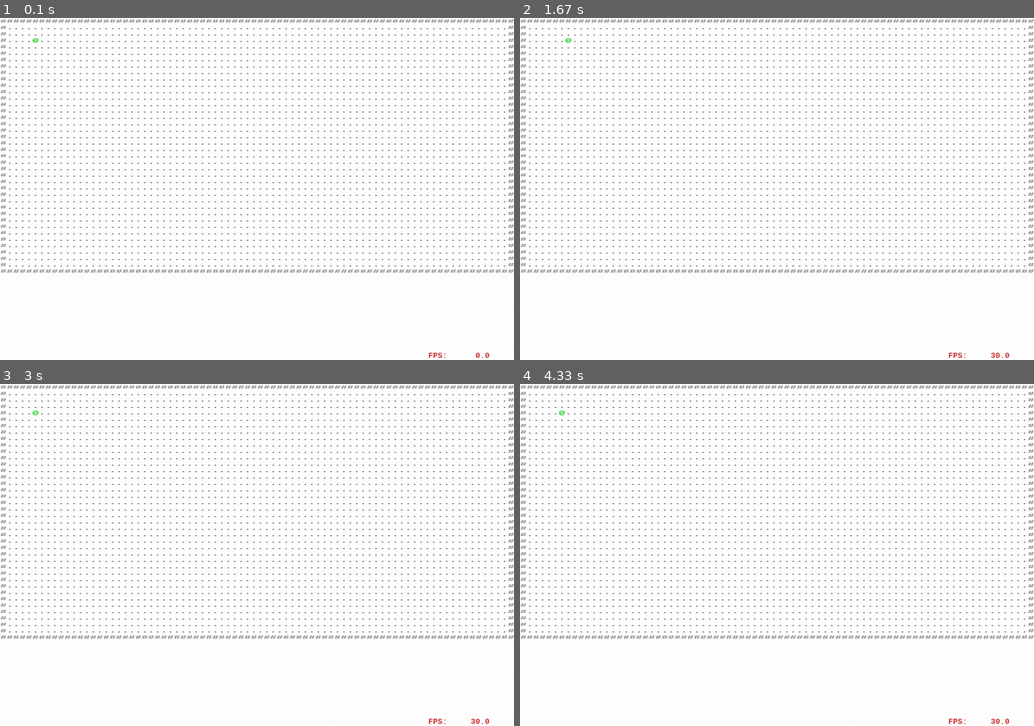
Above: before the commit, frames 1-4 (two rows, left to right).
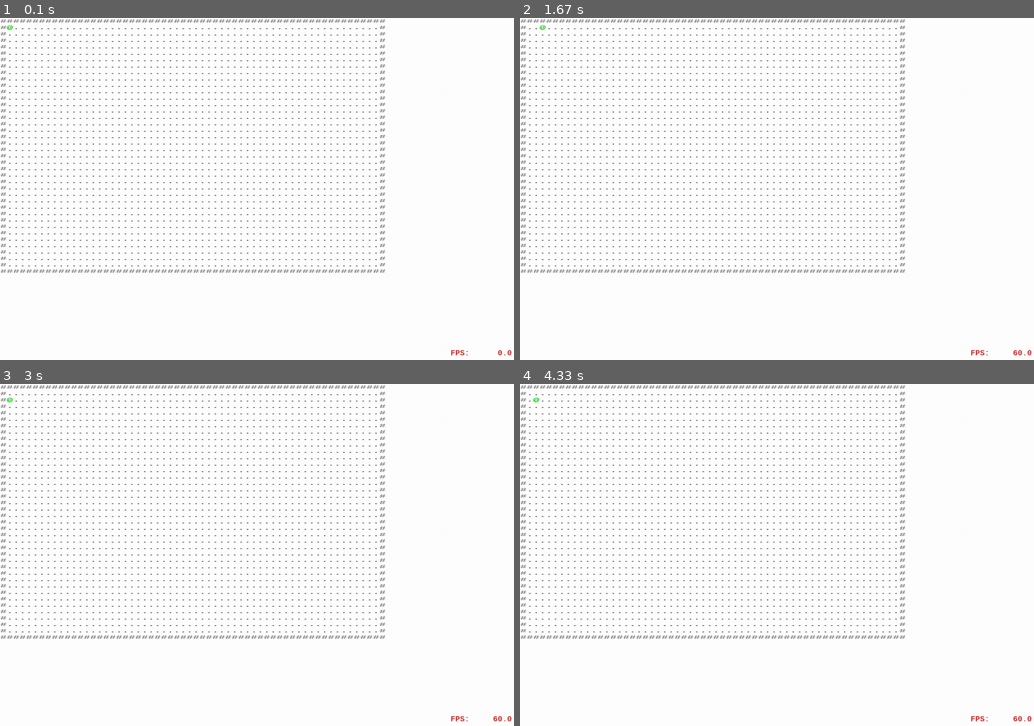
Above: after the commit, the same moments.

Repository: spheppner/roguebasin_python3
Game: pygame game, started from pygame_base1.py
The game is run twice, just before and just after one commit, with the same random seed, the same clock (stepped at 60 frames per second) and the same inputs.
Inputs:
- Up to frame 1 (0.1 s): no input
- Up to frame 2 (1.67 s): hold Right 0.33-0.8 s; hold Right 1.17-1.63 s
- Up to frame 3 (3 s): hold Left 1.67-2.2 s; hold Down 2.23-2.53 s; hold Left 2.57-2.97 s
- Up to frame 4 (4.33 s): hold Up 3-3.37 s; hold Right 3.4-4.03 s; hold Down from 4.07 s (still down)

The runs differ from the first frame. In frame 1, 2.1% of the frame differs, in the area x 1-100%, y 0-100%; in frame 2, 2.1%, in the area x 3-100%, y 0-100%; in frame 3, 2.1%; in frame 4, 2.1%.

Commit message:
Update pygame_base1.py

Diff:
--- a/pygame_base1.py
+++ b/pygame_base1.py
@@ -16,31 +16,53 @@
 # import os
 
 
-def make_text(msg="@", fontcolor=(255, 0, 255), fontsize=48, grid_size=None):
-    """returns pygame surface with text. You still need to blit the surface.
-    for size 48 dimensions are 29,49"""
-    myfont = pygame.font.SysFont("mono", fontsize, bold=True)
-    print("font size:", myfont.size(msg))
-    mytext = myfont.render(msg, True, fontcolor)
-    mytext = mytext.convert_alpha()
+def make_text(text="@", font_color=(255, 0, 255), font_size=48, font_name = "mono", bold=True, grid_size=None):
+    """returns pygame surface with text and x, y dimensions in pixel
+    grid_size must be None or a tuple with positive integers.
+    Use grid_size to scale the text to your desired dimension or None to just render it
+    You still need to blit the surface.
+    Example: text with one char for font_size 48 returns the dimensions 29,49"""
+    myfont = pygame.font.SysFont(font_name, font_size, bold)
+    size_x, size_y = myfont.size(text)
+    mytext = myfont.render(text, True, font_color)
+    mytext = mytext.convert_alpha() # pygame surface, use for blitting
     if grid_size is not None:
-        # TODO error handler
-        mytext = pygame.transform.scale(mytext, (grid_size, grid_size))
-    return mytext
+        # TODO error handler if grid_size is not a tuple of positive integers
+        mytext = pygame.transform.scale(mytext, grid_size)
+        mytext = mytext.convert_alpha()  # pygame surface, use for blitting
+        return mytext, (grid_size[0], grid_size[1])
+
+    return mytext, (size_x, size_y)
 
 
 def write(background, text, x=50, y=150, color=(0, 0, 0),
-          fontsize=None, center=False):
-    """write text on pygame surface. """
-    if fontsize is None:
-        fontsize = 24
-    font = pygame.font.SysFont('mono', fontsize, bold=True)
-    fw, fh = font.size(text)
+          font_size=None, font_name="mono", bold=True, origin="topleft"):
+    """blit text on a given pygame surface (given as 'background')
+     the origin is the alignement of the text surface"""
+    if font_size is None:
+        font_size = 24
+    font = pygame.font.SysFont(font_name, font_size, bold)
+    width, height = font.size(text)
     surface = font.render(text, True, color)
-    if center:  # center text around x,y
-        background.blit(surface, (x - fw // 2, y - fh // 2))
-    else:  # topleft corner is x,y
+
+    if origin == "center" or origin == "centercenter":
+        background.blit(surface, (x - width // 2, y - height // 2))
+    elif origin == "topleft":
         background.blit(surface, (x, y))
+    elif origin == "topcenter":
+        background.blit(surface, (x - width // 2, y))
+    elif origin == "topright":
+        background.blit(surface, (x - width , y))
+    elif origin == "centerleft":
+        background.blit(surface, (x, y - height // 2))
+    elif origin == "centerright":
+        background.blit(surface, (x - width , y - height // 2))
+    elif origin == "bottomleft":
+        background.blit(surface, (x , y - height ))
+    elif origin == "bottomcenter":
+        background.blit(surface, (x - width // 2, y ))
+    elif origin == "bottomright":
+        background.blit(surface, (x - width, y - height))
 
 class Monster():
     number = 0
@@ -52,12 +74,14 @@
         self.x = x
         self.y = y
         self.z = z
+        self.char = char
 
     def move(self, dx, dy, dz=0):
         try:
             target = Game.dungeon[self.z+dz][self.y+dy][self.x+dx]
         except:
             raise SystemError("out of dungeon?", self.x,self.y,self.z)
+        # --- check if monsters is trying to run into a wall ---
         if target == "#":
             print("ouch!")
             return
@@ -69,16 +93,20 @@
 
 class Game():
 
-    dungeon = []
+    dungeon = [] # list of list of list. 3D map representation, using text chars. z,y,x !
     zoo = {} # collects all Monster instances
-
-    def __init__(self):
-        self.player = Monster(5,3,char="@")
-        self.create_dungeon_level(80, 40)
+    legend = {"@":"player",
+              "#":"wall tile",
+              ".":"floor tile"}
+
+    def __init__(self, tiles_x=80, tiles_y=40, start_x=5, start_y=3):
+        self.player = Monster(start_x,start_y,char="@")
+        self.create_empty_dungeon_level(tiles_x, tiles_y)
         #print(self.dungeon)
-
-    def create_dungeon_level(self, max_x, max_y):
-        """creates empty dungeon with tiles '.' and outer wall '#'"""
+        print("zoo:", self.zoo)
+
+    def create_empty_dungeon_level(self, max_x, max_y):
+        """creates empty dungeon with floor tiles ('.') and an outer wall ('#')"""
         floor = []
         for y in range(max_y):
             line = []
@@ -86,9 +114,6 @@
                 line.append("#" if y == 0 or y== max_y - 1 or x == 0 or x ==max_x-1 else ".")
             floor.append(line)
         Game.dungeon.append(floor)
-        #print("Dungeon is ready:")
-        #print(Game.dungeon)
-
 
 
 
@@ -96,23 +121,21 @@
     width = 0
     height = 0
 
-    def __init__(self, width=640, height=400, fps=30, grid_size = 15):
+    def __init__(self, game, width=640, height=400, grid_size = (15,15), fps=60, ):
         """Initialize pygame, window, background, font,...
            default arguments """
-        self.game = Game()
+        self.game = game
         self.grid_size = grid_size
         pygame.init()
         Viewer.width = width  # make global readable
         Viewer.height = height
         self.screen = pygame.display.set_mode((self.width, self.height), pygame.DOUBLEBUF)
-        self.background = pygame.Surface(self.screen.get_size()).convert()
-        self.background.fill((255, 255, 255))  # fill background white
         self.clock = pygame.time.Clock()
         self.fps = fps
         self.playtime = 0.0
         # ------ background images ------
         self.backgroundfilenames = []  # every .jpg or .jpeg file in the folder 'data'
-        self.load_background()
+        self.make_background()
         # ------ joysticks ----
         pygame.joystick.init()
         self.joysticks = [pygame.joystick.Joystick(x) for x in range(pygame.joystick.get_count())]
@@ -125,16 +148,7 @@
         self.create_tiles()
         self.run()
 
-    def create_tiles(self):
-        self.player_char = make_text("@", fontcolor=(0,200,0), grid_size = self.grid_size)
-        self.floor_char =  make_text(".", fontcolor=(100,100,100), grid_size = self.grid_size)
-        self.wall_char =   make_text("#", fontcolor=(128,128,128), grid_size = self.grid_size)
-
-        self.legend = {"@": self.player_char,
-                       ".": self.floor_char,
-                       "#": self.wall_char}
-
-    def load_background(self):
+    def make_background(self):
         """scans the subfolder 'data' for .jpg files, randomly selects
         one of those as background image. If no files are found, makes a
         white screen"""
@@ -155,17 +169,39 @@
                                                  (Viewer.width, Viewer.height))
         self.background.convert()
 
+    def create_tiles(self):
+        self.player_tile = make_text("@", font_color=(0,200,0), grid_size = self.grid_size)[0]
+        self.floor_tile =  make_text(".", font_color=(100,100,100), grid_size = self.grid_size)[0]
+        self.wall_tile =   make_text("#", font_color=(128,128,128), grid_size = self.grid_size)[0]
+        self.legend = {"@": self.player_tile,
+                       ".": self.floor_tile,
+                       "#": self.wall_tile}
+
+
+
     def draw_dungeon(self):
         z  = self.game.player.z
         for y, line in enumerate(Game.dungeon[z]):
             for x, char in enumerate(line):
-                #print("char is now:", char, x, y)
-                if y == self.game.player.y and x == self.game.player.x:
-                    #self.screen.blit(self.player_char, (x * self.grid_size, y * self.grid_size))
-                    c = self.player_char
-                else:
-                    c = self.legend[char]
-                self.screen.blit(c, (x * self.grid_size, y * self.grid_size))
+                # --- skip blitting dungeon tile if a monster sits here ---
+                skip = False
+                for m in Game.zoo.values():
+                    if m.z == z and m.x == x and m.y == y:
+                        skip = True
+                        break # if one monster is found, do not search for more monsters
+                if skip:
+                    continue
+                # ---- blit dungeon tile -----
+                c = self.legend[char]
+                self.screen.blit(c, (x * self.grid_size[0],y * self.grid_size[1])) #* self.grid_size[0], y * self.grid_size[1]))
+
+    def draw_monsters(self):
+        z = self.game.player.z
+        for m in Game.zoo.values():
+            #print("Monster number:", m.number)
+            if m.z == z:
+                c = self.legend[m.char]
+                self.screen.blit(c, (m.x * self.grid_size[0], m.y * self.grid_size[1]))
 
     def run(self):
         """The mainloop"""
@@ -201,6 +237,7 @@
             # delete everything on screen
             self.screen.blit(self.background, (0, 0))
             self.draw_dungeon()
+            self.draw_monsters()
 
 
             # ------------ pressed keys ------
@@ -226,7 +263,7 @@
 
             # write text below sprites
             fps_text = "FPS: {:8.3}".format(self.clock.get_fps())
-            write(self.screen, text=fps_text, x=Viewer.width-200, y=Viewer.height-20, fontsize=18, color=(200,40,40))
+            write(self.screen, text=fps_text, origin="bottomright", x=Viewer.width-5, y=Viewer.height-5, font_size=18, color=(200,40,40))
 
 
             # -------- next frame -------------
@@ -236,5 +273,7 @@
         pygame.quit()
 
 
+
 if __name__ == '__main__':
-    Viewer(1200, 800)
+    g = Game(tiles_x=60, tiles_y=40, start_x=1, start_y=1)
+    Viewer(g, 1200, 800)
